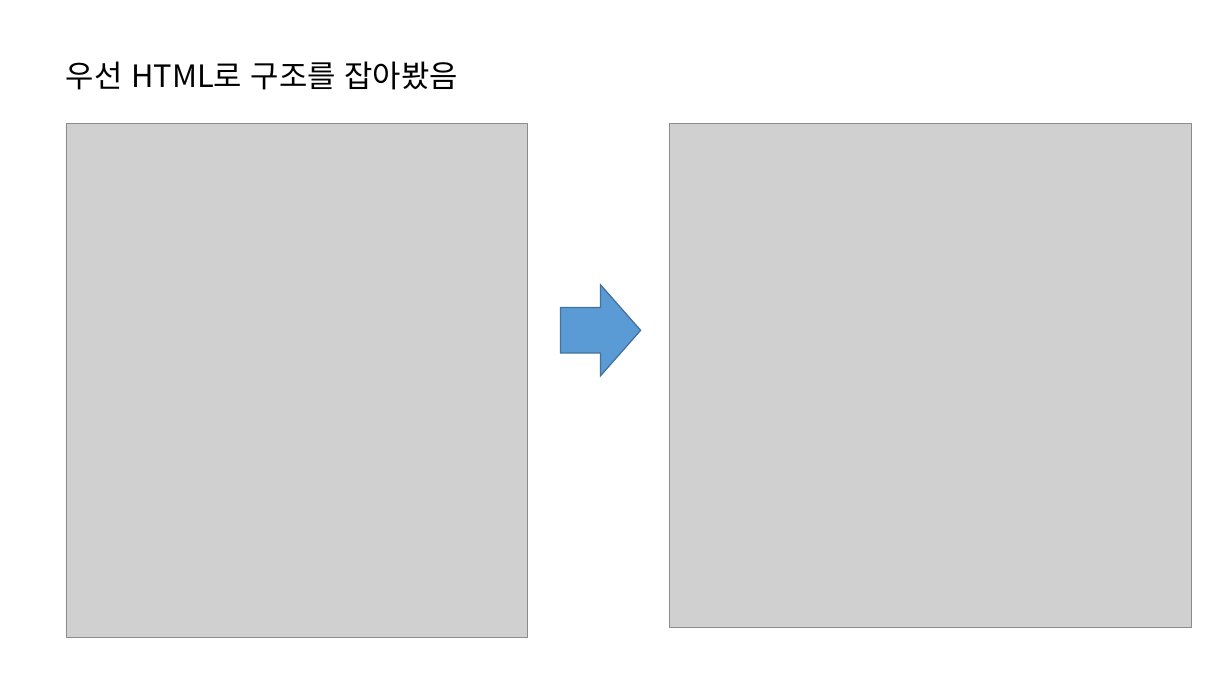
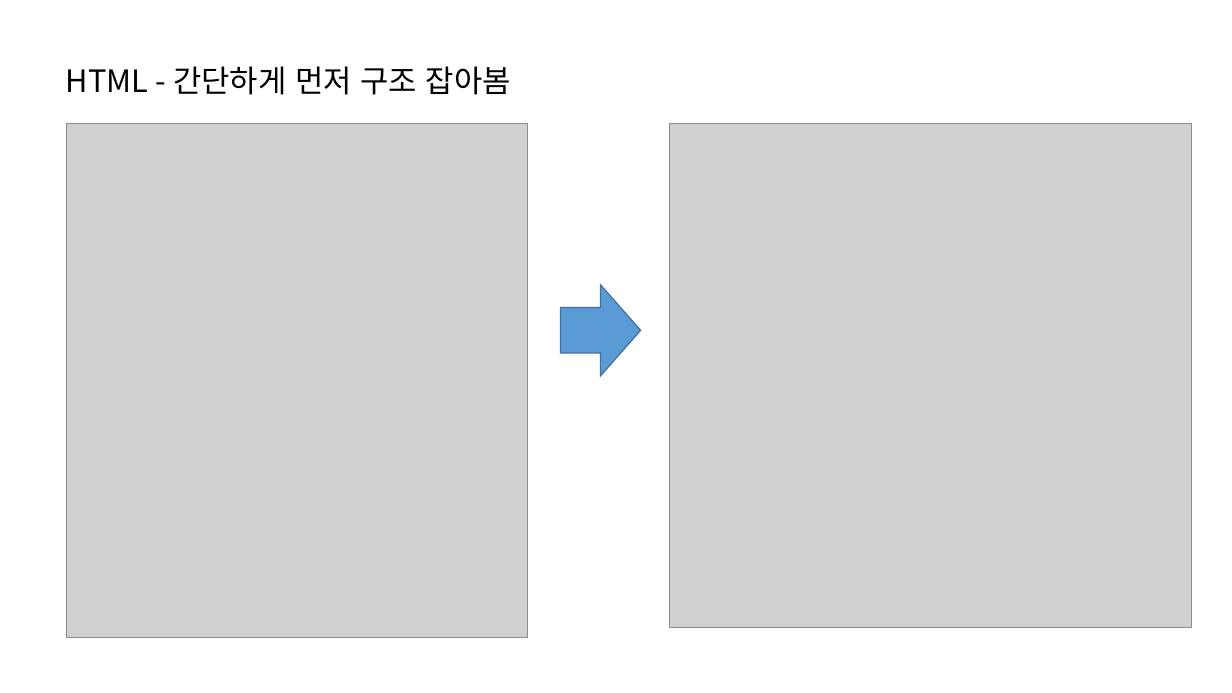
Before and after one commit to rubatocantabile/Creatinig_a_Website_Exercise, a slide deck: slide 4 of 1주차 - 주제별 스터디-웹제작스터디.pptx (slide 5 before the commit). Drawn at 1232x693 pixels with LibreOffice and Linux fonts; fonts in the diff are those of the drawing; grey boxes stand for pictures. Boxes give left, top, right and bottom in pixels: in the first picture for what was removed or moved away, otherwise in the second. Text is boxed around its words. In the diff, an @@ line names an element or a change of style, - is before the commit and + after.

```diff
--- a/1주차 - 주제별 스터디-웹제작스터디.pptx
+++ b/1주차 - 주제별 스터디-웹제작스터디.pptx
@@ text at [66, 66, 511, 95]: text changed @@
-우선 HTML로 구조를 잡아봤음
+HTML - 간단하게 먼저 구조 잡아봄
```
Also in this commit, not shown: 1 other slide changed, 2 slides added, 3 slides removed.
